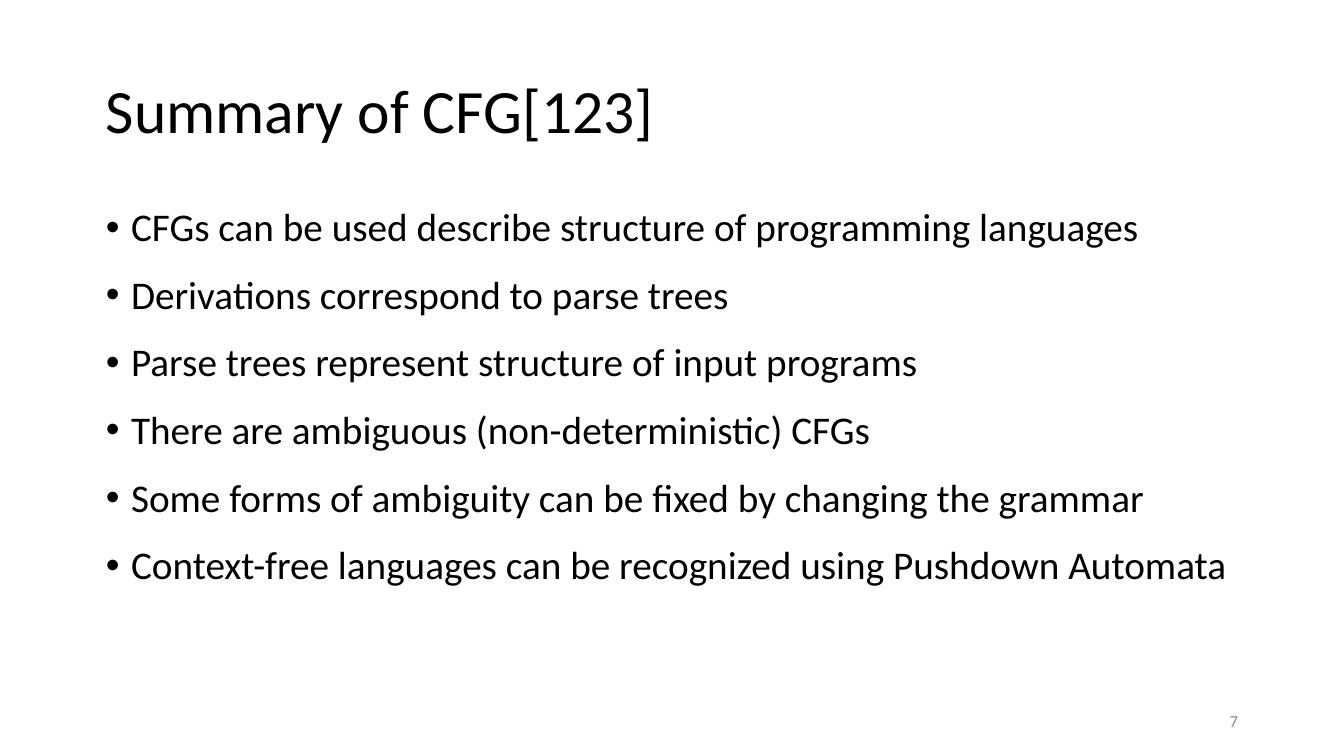
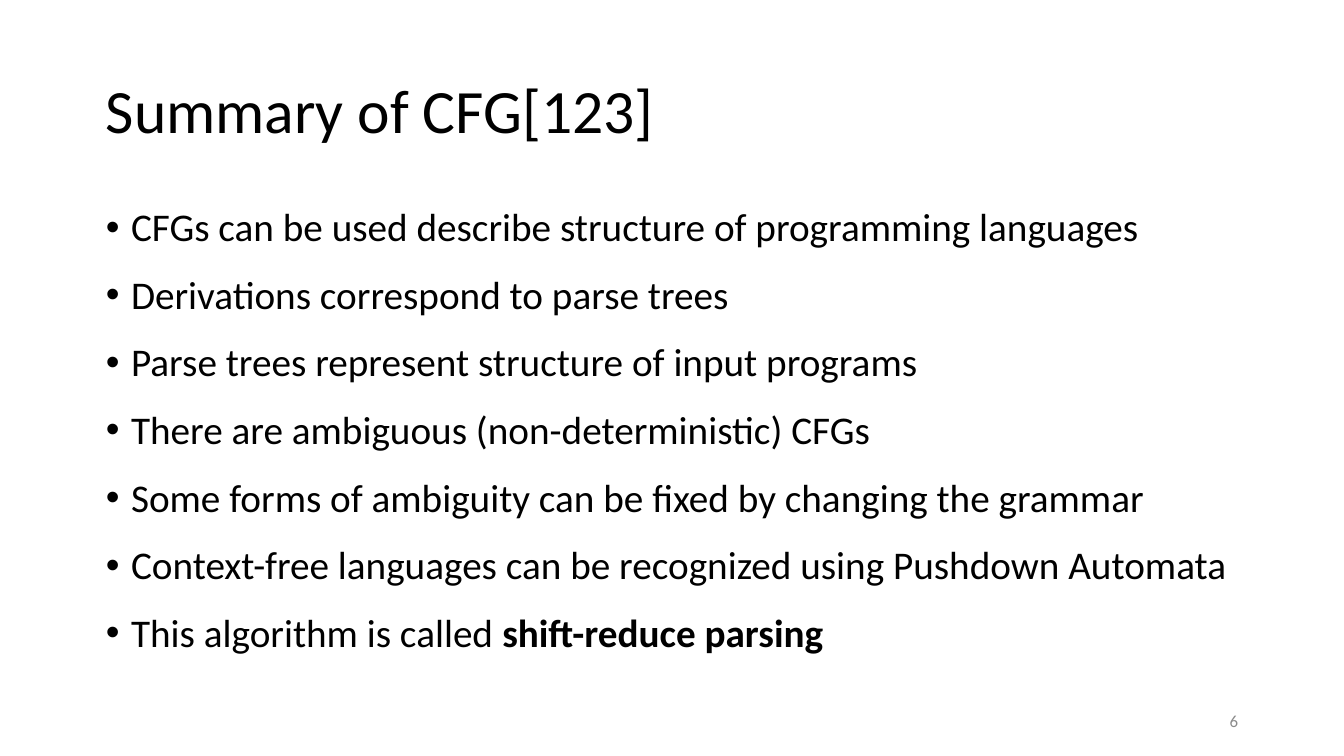
Before and after one commit to anoopsarkar/compilers-class, a slide deck: slide 6 of assets/ppt/cfg/cfg3-pda.pptx (slide 7 before the commit). Drawn at 1344x756 pixels with LibreOffice and Linux fonts; fonts in the diff are those of the drawing. Boxes give left, top, right and bottom in pixels: in the first picture for what was removed or moved away, otherwise in the second. Text is boxed around its words. In the diff, an @@ line names an element or a change of style, - is before the commit and + after.

```diff
--- a/assets/ppt/cfg/cfg3-pda.pptx
+++ b/assets/ppt/cfg/cfg3-pda.pptx
@@ text at [131, 619, 824, 654]: paragraph added @@
+• This algorithm is called shift-reduce parsing
@@ page number at [1230, 715, 1239, 727]: text changed @@
-7
+6
```
Also in this commit, not shown: 1 slide removed, 2 other files.
